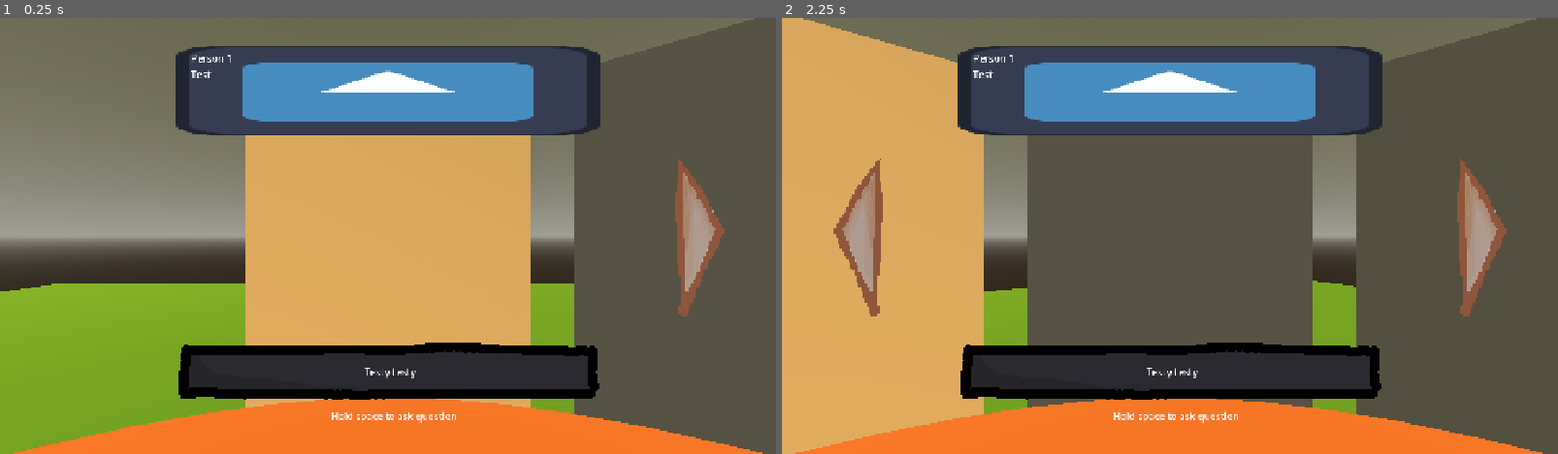
Above: before the commit, frames 1-2 (left to right).
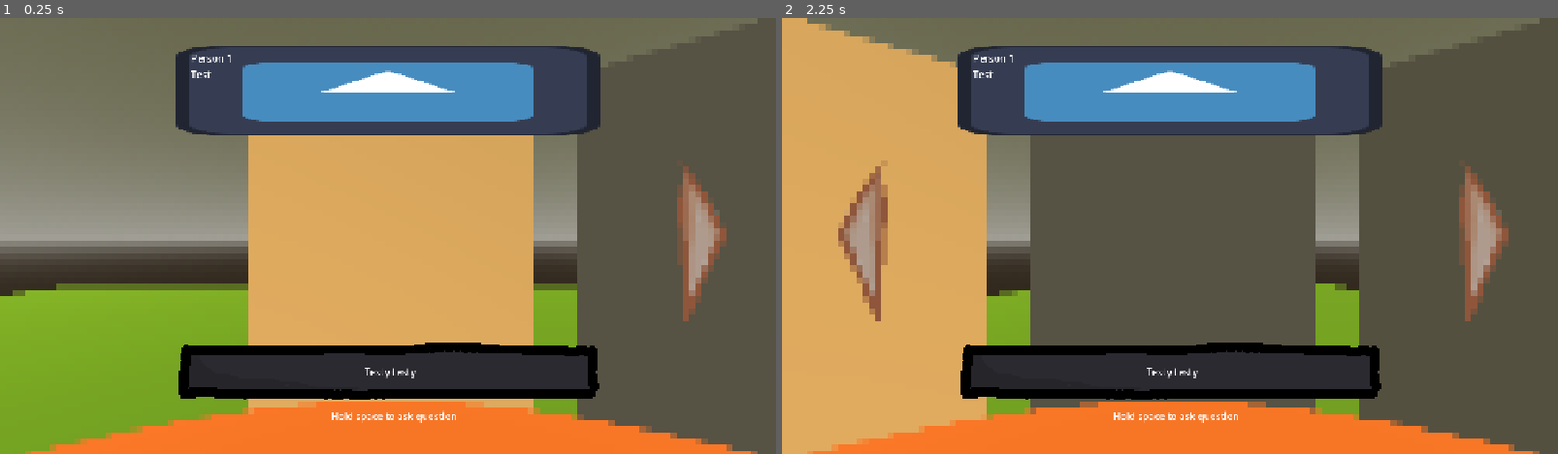
Above: after the commit, the same moments.

Repository: Caz080/AfterFall
Game: Godot game, scene res://Assets/Scenes/game.tscn
Same seed, same stepped clock (60 frames per second), same inputs: the game is played once before the commit and once after it. The engine's default icon, where the game draws it, is replaced by a stand-in: a white triangle on a blue panel in a dark square.
Inputs (mouse positions are in pixels of both pictures, inside the frame that each line leads up to):
- Up to frame 1 (0.25 s): no input
- Up to frame 2 (2.25 s): click (1480, 236) at 0.5 s; click (859, 236) at 1.25 s; tap Enter (ui_accept) at 2 s; hold Right (move_right) from 2.03 s (still down); hold Space (push_to_talk) from 2.03 s (still down)

The runs differ from the first frame. In frame 1, 3.0% of the frame differs, in the area x 0-99%, y 0-100%; in frame 2, 3.2%, in the area x 1-98%, y 0-100%.

Commit message:
Update main scene

Diff:
--- a/projectreal/Assets/Scenes/game.tscn
+++ b/projectreal/Assets/Scenes/game.tscn
@@ -80,84 +80,20 @@
 transform = Transform3D(1, 0, 0, 0, 1, 0, 0, 0, 1, 0, 0.15, 0)
 mesh = SubResource("CylinderMesh_4kutc")
 
-[node name="Player" parent="." unique_id=777394373 node_paths=PackedStringArray("currentCamera") instance=ExtResource("2_pfbgl")]
-transform = Transform3D(-4.371139e-08, 0, 1, 0, 1, 0, -1, 0, -4.371139e-08, 0, 0.727, 0)
-currentCamera = NodePath("Offset/MainCamera")
-
-[node name="Offset" type="Node3D" parent="Player" unique_id=1089858579]
-transform = Transform3D(1, 0, 0, 0, 1, 0, 0, 0, 1, 0, 0, -0.75)
-
-[node name="MainCamera" type="Camera3D" parent="Player/Offset" unique_id=841100218]
-
-[node name="Node2D" type="Node2D" parent="Player" unique_id=1387400898]
-
-[node name="Node2D" type="Node2D" parent="Player/Node2D" unique_id=2012874666]
-
-[node name="Camera2D" type="Camera2D" parent="Player/Node2D/Node2D" unique_id=294524051]
-
-[node name="CanvasLayer" type="CanvasLayer" parent="Player/Node2D/Node2D" unique_id=564631237]
-visible = false
-
-[node name="Control2" type="Control" parent="Player/Node2D/Node2D/CanvasLayer" unique_id=573322764]
-visible = false
-layout_mode = 3
-anchors_preset = 12
-anchor_top = 1.0
-anchor_right = 1.0
-anchor_bottom = 1.0
-offset_top = -142.0
-grow_horizontal = 2
-grow_vertical = 0
-
-[node name="NinePatchRect" type="NinePatchRect" parent="Player/Node2D/Node2D/CanvasLayer/Control2" unique_id=1997412296]
-visible = false
-layout_mode = 1
-anchors_preset = 15
-anchor_right = 1.0
-anchor_bottom = 1.0
-grow_horizontal = 2
-grow_vertical = 2
-
-[node name="MarginContainer" type="MarginContainer" parent="Player/Node2D/Node2D/CanvasLayer/Control2" unique_id=1577500004]
-visible = false
-layout_mode = 1
-anchors_preset = 15
-anchor_right = 1.0
-anchor_bottom = 1.0
-offset_top = -62.0
-grow_horizontal = 2
-grow_vertical = 2
-theme_override_constants/margin_left = 300
-theme_override_constants/margin_top = 0
-theme_override_constants/margin_right = 300
-theme_override_constants/margin_bottom = 0
-
-[node name="VBoxContainer" type="VBoxContainer" parent="Player/Node2D/Node2D/CanvasLayer/Control2/MarginContainer" unique_id=1351576184]
-layout_mode = 2
-
-[node name="LineEdit" type="LineEdit" parent="Player/Node2D/Node2D/CanvasLayer/Control2/MarginContainer/VBoxContainer" unique_id=521858946]
-layout_mode = 2
-editable = false
-
-[node name="Sprite2D" type="Sprite2D" parent="Player/Node2D/Node2D/CanvasLayer/Control2/MarginContainer/VBoxContainer" unique_id=2145271708]
-texture = ExtResource("7_fw1vi")
-centered = false
-
-[node name="Shader" type="ColorRect" parent="." unique_id=2028533094]
-visible = false
-material = SubResource("ShaderMaterial_lcp10")
-anchors_preset = 15
-anchor_right = 1.0
-anchor_bottom = 1.0
-grow_horizontal = 2
-grow_vertical = 2
-
 [node name="Node3D" type="Node3D" parent="." unique_id=475442941]
 
 [node name="Node3D2" type="Node3D" parent="Node3D" unique_id=152608839]
 transform = Transform3D(1, 0, 0, 0, 1, 0, 0, 0, 1, -1.75, 0, 0)
 
 [node name="CanvasLayer" type="CanvasLayer" parent="." unique_id=1139144664]
+
+[node name="Shader" type="ColorRect" parent="CanvasLayer" unique_id=2028533094]
+material = SubResource("ShaderMaterial_fw1vi")
+anchors_preset = 15
+anchor_right = 1.0
+anchor_bottom = 1.0
+grow_horizontal = 2
+grow_vertical = 2
 
 [node name="TextureRect" type="TextureRect" parent="CanvasLayer" unique_id=478212007]
 anchors_preset = 7
@@ -252,3 +188,66 @@
 bbcode_enabled = true
 text = "Test"
 script = ExtResource("5_fw1vi")
+
+[node name="Player" parent="." unique_id=777394373 node_paths=PackedStringArray("currentCamera") instance=ExtResource("2_pfbgl")]
+transform = Transform3D(-4.371139e-08, 0, 1, 0, 1, 0, -1, 0, -4.371139e-08, 0, 0.727, 0)
+currentCamera = NodePath("Offset/MainCamera")
+
+[node name="Offset" type="Node3D" parent="Player" unique_id=1089858579]
+transform = Transform3D(1, 0, 0, 0, 1, 0, 0, 0, 1, 0, 0, -0.75)
+
+[node name="MainCamera" type="Camera3D" parent="Player/Offset" unique_id=841100218]
+
+[node name="Node2D" type="Node2D" parent="Player" unique_id=1387400898]
+
+[node name="Node2D" type="Node2D" parent="Player/Node2D" unique_id=2012874666]
+
+[node name="Camera2D" type="Camera2D" parent="Player/Node2D/Node2D" unique_id=294524051]
+
+[node name="CanvasLayer" type="CanvasLayer" parent="Player/Node2D/Node2D" unique_id=564631237]
+visible = false
+
+[node name="Control2" type="Control" parent="Player/Node2D/Node2D/CanvasLayer" unique_id=573322764]
+visible = false
+layout_mode = 3
+anchors_preset = 12
+anchor_top = 1.0
+anchor_right = 1.0
+anchor_bottom = 1.0
+offset_top = -142.0
+grow_horizontal = 2
+grow_vertical = 0
+
+[node name="NinePatchRect" type="NinePatchRect" parent="Player/Node2D/Node2D/CanvasLayer/Control2" unique_id=1997412296]
+visible = false
+layout_mode = 1
+anchors_preset = 15
+anchor_right = 1.0
+anchor_bottom = 1.0
+grow_horizontal = 2
+grow_vertical = 2
+
+[node name="MarginContainer" type="MarginContainer" parent="Player/Node2D/Node2D/CanvasLayer/Control2" unique_id=1577500004]
+visible = false
+layout_mode = 1
+anchors_preset = 15
+anchor_right = 1.0
+anchor_bottom = 1.0
+offset_top = -62.0
+grow_horizontal = 2
+grow_vertical = 2
+theme_override_constants/margin_left = 300
+theme_override_constants/margin_top = 0
+theme_override_constants/margin_right = 300
+theme_override_constants/margin_bottom = 0
+
+[node name="VBoxContainer" type="VBoxContainer" parent="Player/Node2D/Node2D/CanvasLayer/Control2/MarginContainer" unique_id=1351576184]
+layout_mode = 2
+
+[node name="LineEdit" type="LineEdit" parent="Player/Node2D/Node2D/CanvasLayer/Control2/MarginContainer/VBoxContainer" unique_id=521858946]
+layout_mode = 2
+editable = false
+
+[node name="Sprite2D" type="Sprite2D" parent="Player/Node2D/Node2D/CanvasLayer/Control2/MarginContainer/VBoxContainer" unique_id=2145271708]
+texture = ExtResource("7_fw1vi")
+centered = false
Not shown: 1 places in projectreal/Assets/Scenes/game.tscn that only renumber resources
